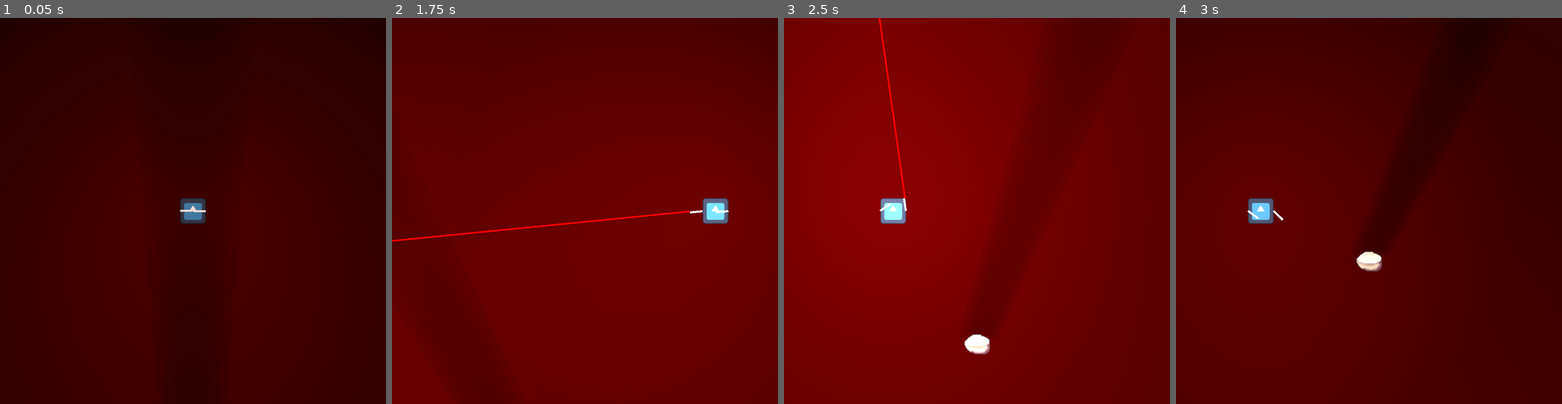
Above: before the commit, frames 1-4 (left to right).
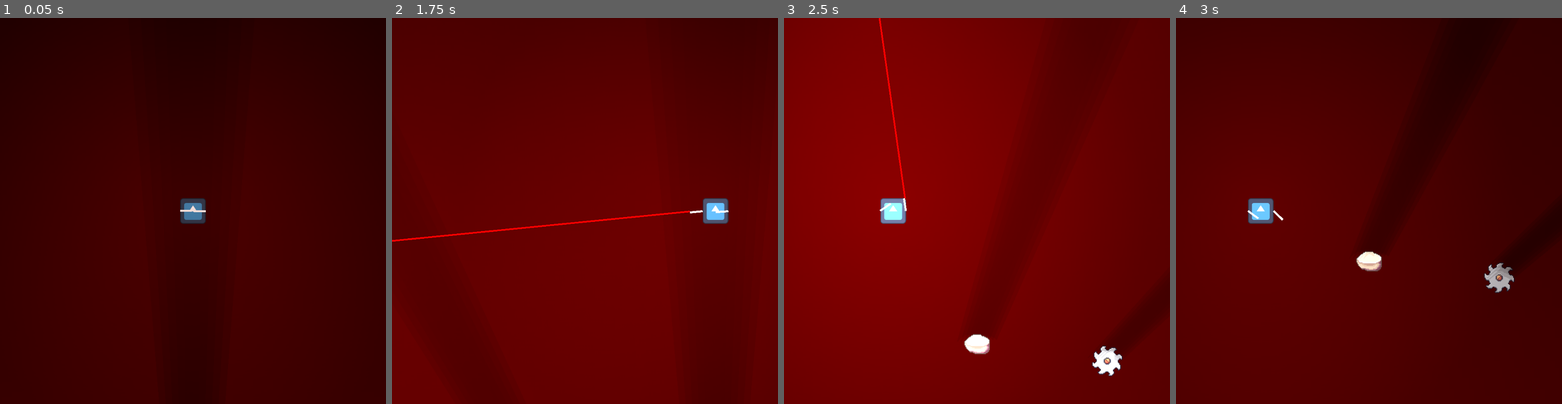
Above: after the commit, the same moments.

Repository: Z3BINI/mini_jam_june
Game: Godot game, scene res://scenes/world/testing_grounds.tscn
Same seed, same stepped clock (60 frames per second), same inputs: the game is played once before the commit and once after it. The engine's default icon, where the game draws it, is replaced by a stand-in: a white triangle on a blue panel in a dark square.
Inputs (mouse positions are in pixels of both pictures, inside the frame that each line leads up to):
- Up to frame 1 (0.05 s): no input
- Up to frame 2 (1.75 s): move the mouse to (669, 191) at 0.52 s; hold D (move_right) 0.53-1.28 s; hold Space (boost) 0.53-1.28 s; move the mouse to (507, 230) at 1.27 s; hold A (move_left) from 1.28 s (still down); click (507, 230) at 1.35 s
- Up to frame 3 (2.5 s): move the mouse to (1015, 126) at 2.02 s; release A (move_left) at 2.03 s; hold D (move_right) from 2.03 s (still down); hold Right mouse button (shoot_grapple_right) from 2.03 s (still down)
- Up to frame 4 (3 s): keep holding D (move_right); move the mouse to (1349, 288) at 2.77 s; release Right mouse button (shoot_grapple_right) at 2.78 s; tap Space (boost) at 2.85 s

Frame 1 is identical in both runs. In frame 2, 0.2% of the frame differs, in the area x 81-87%, y 47-53%; in frame 3, 0.4%, in the area x 79-88%, y 84-93%; in frame 4, 0.4%.

Commit message:
Disable arm on contact

Diff:
--- /dev/null
+++ b/scenes/objects/damage_surface.tscn
@@ -0,0 +1,118 @@
+[gd_scene load_steps=16 format=3 uid="uid://by5bb5s4rewjg"]
+
+[ext_resource type="Script" path="res://scripts/objects/damage_surface.gd" id="1_aji4p"]
+[ext_resource type="Texture2D" uid="uid://cltobnqvmvnaj" path="res://assets/saw/saw.png" id="2_mmqkt"]
+
+[sub_resource type="CircleShape2D" id="CircleShape2D_xoad2"]
+radius = 25.9615
+
+[sub_resource type="AtlasTexture" id="AtlasTexture_v4tqm"]
+atlas = ExtResource("2_mmqkt")
+region = Rect2(0, 0, 38, 38)
+
+[sub_resource type="AtlasTexture" id="AtlasTexture_lt8gw"]
+atlas = ExtResource("2_mmqkt")
+region = Rect2(38, 0, 38, 38)
+
+[sub_resource type="AtlasTexture" id="AtlasTexture_k3ddu"]
+atlas = ExtResource("2_mmqkt")
+region = Rect2(76, 0, 38, 38)
+
+[sub_resource type="AtlasTexture" id="AtlasTexture_usaxx"]
+atlas = ExtResource("2_mmqkt")
+region = Rect2(114, 0, 38, 38)
+
+[sub_resource type="AtlasTexture" id="AtlasTexture_3mx6j"]
+atlas = ExtResource("2_mmqkt")
+region = Rect2(152, 0, 38, 38)
+
+[sub_resource type="AtlasTexture" id="AtlasTexture_7q74o"]
+atlas = ExtResource("2_mmqkt")
+region = Rect2(190, 0, 38, 38)
+
+[sub_resource type="AtlasTexture" id="AtlasTexture_4gegp"]
+atlas = ExtResource("2_mmqkt")
+region = Rect2(228, 0, 38, 38)
+
+[sub_resource type="AtlasTexture" id="AtlasTexture_0pglf"]
+atlas = ExtResource("2_mmqkt")
+region = Rect2(266, 0, 38, 38)
+
+[sub_resource type="SpriteFrames" id="SpriteFrames_rvmci"]
+animations = [{
+"frames": [{
+"duration": 1.0,
+"texture": SubResource("AtlasTexture_v4tqm")
+}, {
+"duration": 1.0,
+"texture": SubResource("AtlasTexture_lt8gw")
+}, {
+"duration": 1.0,
+"texture": SubResource("AtlasTexture_k3ddu")
+}, {
+"duration": 1.0,
+"texture": SubResource("AtlasTexture_usaxx")
+}, {
+"duration": 1.0,
+"texture": SubResource("AtlasTexture_3mx6j")
+}, {
+"duration": 1.0,
+"texture": SubResource("AtlasTexture_7q74o")
+}, {
+"duration": 1.0,
+"texture": SubResource("AtlasTexture_4gegp")
+}, {
+"duration": 1.0,
+"texture": SubResource("AtlasTexture_0pglf")
+}],
+"loop": true,
+"name": &"default",
+"speed": 12.0
+}]
+
+[sub_resource type="CapsuleShape2D" id="CapsuleShape2D_y7jv2"]
+radius = 28.0
+height = 70.0
+
+[sub_resource type="OccluderPolygon2D" id="OccluderPolygon2D_4rq55"]
+polygon = PackedVector2Array(-32, -6, -31, -6, -31, -8, -29, -8, -29, -9, -19, -19, -17, -19, -15, -21, -13, -23, -9, -25, 9, -25, 13, -21, 17, -21, 19, -19, 21, -19, 23, -17, 25, -17, 30, -12, 30, -11, 31, -11, 31, -12, 25, -18, 23, -18, 21, -20, 19, -20, 17, -22, 13, -22, 9, -26, -9, -26, -14, -23, -17, -20, -20, -20, -32, -8)
+
+[sub_resource type="CircleShape2D" id="CircleShape2D_mr3pl"]
+radius = 317.191
+
+[node name="DamageSurface" type="StaticBody2D"]
+collision_layer = 0
+collision_mask = 0
+script = ExtResource("1_aji4p")
+
+[node name="CollisionShape2D" type="CollisionShape2D" parent="."]
+shape = SubResource("CircleShape2D_xoad2")
+
+[node name="Sprite2D" type="AnimatedSprite2D" parent="."]
+texture_filter = 1
+position = Vector2(-1.90735e-06, -1.43051e-06)
+scale = Vector2(2, 2)
+sprite_frames = SubResource("SpriteFrames_rvmci")
+autoplay = "default"
+frame_progress = 0.559962
+
+[node name="Grappable4" type="Area2D" parent="."]
+collision_layer = 0
+collision_mask = 4
+
+[node name="CollisionShape2D" type="CollisionShape2D" parent="Grappable4"]
+rotation = 1.5708
+shape = SubResource("CapsuleShape2D_y7jv2")
+
+[node name="LightOccluder2D" type="LightOccluder2D" parent="."]
+occluder = SubResource("OccluderPolygon2D_4rq55")
+
+[node name="SlowTimeCheck" type="Area2D" parent="."]
+collision_layer = 0
+
+[node name="CollisionShape2D" type="CollisionShape2D" parent="SlowTimeCheck"]
+shape = SubResource("CircleShape2D_mr3pl")
+
+[connection signal="area_entered" from="Grappable4" to="." method="_on_grappable_4_area_entered"]
+[connection signal="body_entered" from="SlowTimeCheck" to="." method="_on_slow_time_check_body_entered"]
+[connection signal="body_exited" from="SlowTimeCheck" to="." method="_on_slow_time_check_body_exited"]
--- a/scenes/world/testing_grounds.tscn
+++ b/scenes/world/testing_grounds.tscn
@@ -1,10 +1,11 @@
-[gd_scene load_steps=9 format=3 uid="uid://y2c83o11ef3t"]
+[gd_scene load_steps=10 format=3 uid="uid://y2c83o11ef3t"]
 
 [ext_resource type="PackedScene" uid="uid://brvps4skk1rlq" path="res://scenes/objects/background.tscn" id="1_ar7hs"]
 [ext_resource type="Script" path="res://scripts/level/level.gd" id="1_yjqnx"]
 [ext_resource type="PackedScene" uid="uid://c70fmn0cl4qur" path="res://scenes/entities/player.tscn" id="2_0gv5v"]
 [ext_resource type="PackedScene" uid="uid://chpbx5nn0gyqx" path="res://scenes/objects/lava.tscn" id="3_n7ekt"]
 [ext_resource type="PackedScene" uid="uid://biyda8lrfeidy" path="res://scenes/objects/grapple_surface.tscn" id="3_tbmlx"]
+[ext_resource type="PackedScene" uid="uid://by5bb5s4rewjg" path="res://scenes/objects/damage_surface.tscn" id="6_fx7io"]
 [ext_resource type="PackedScene" uid="uid://d4jp7mctla63m" path="res://scenes/objects/surface_spawn.tscn" id="6_rp7rj"]
 
 [sub_resource type="PhysicsMaterial" id="PhysicsMaterial_cy2a0"]
@@ -32,6 +33,9 @@
 [node name="SurfaceSpawn" parent="Platforms" instance=ExtResource("6_rp7rj")]
 position = Vector2(0, -2924)
 
+[node name="DamageSurface" parent="Platforms" instance=ExtResource("6_fx7io")]
+position = Vector2(324, -544)
+
 [node name="Lava" parent="." instance=ExtResource("3_n7ekt")]
 position = Vector2(3, 48)
 
--- a/scripts/entities/player.gd
+++ b/scripts/entities/player.gd
@@ -5,6 +5,7 @@
 @export var GRAPPLE_FORCE : float = 1500
 
 @export var BOOST_CD : float = 2.5
+@export var DISABLE_CD : float = 2
 
 signal attach(thing : StaticBody2D, distance_to_thing : float, side : String)
 signal detach(side : String)
@@ -144,3 +145,20 @@
 	can_boost = false
 	await get_tree().create_timer(BOOST_CD).timeout
 	can_boost = true
+
+func disable_side(side : String):
+	match side:
+		"left":
+			left_ready = false
+			left_arm.visible = false
+			await get_tree().create_timer(DISABLE_CD).timeout
+
+			left_ready = true
+			left_arm.visible = true
+		"right":
+			right_ready = false
+			right_arm.visible = false
+			await get_tree().create_timer(DISABLE_CD).timeout
+
+			right_ready = true
+			right_arm.visible = true
--- /dev/null
+++ b/scripts/objects/damage_surface.gd
@@ -0,0 +1,24 @@
+extends StaticBody2D
+
+
+var player : Player
+
+# Called when the node enters the scene tree for the first time.
+func _ready():
+	player = get_tree().get_first_node_in_group("player")
+
+# Called every frame. 'delta' is the elapsed time since the previous frame.
+func _process(_delta):
+	if player and (player.left_hooked or player.right_hooked):
+		Engine.time_scale = 1
+
+func _on_slow_time_check_body_entered(body : Player):
+	if body.linear_velocity.y >= 0:
+		Engine.time_scale = 0.15
+
+func _on_slow_time_check_body_exited(body : Player):
+	if Engine.time_scale < 1:
+		Engine.time_scale = 1
+
+func _on_grappable_4_area_entered(area : GrapplePoint):
+	player.disable_side(area.current_side)
Binary file added: assets/saw/saw.png
Not shown, added: assets/saw/saw.png.import
